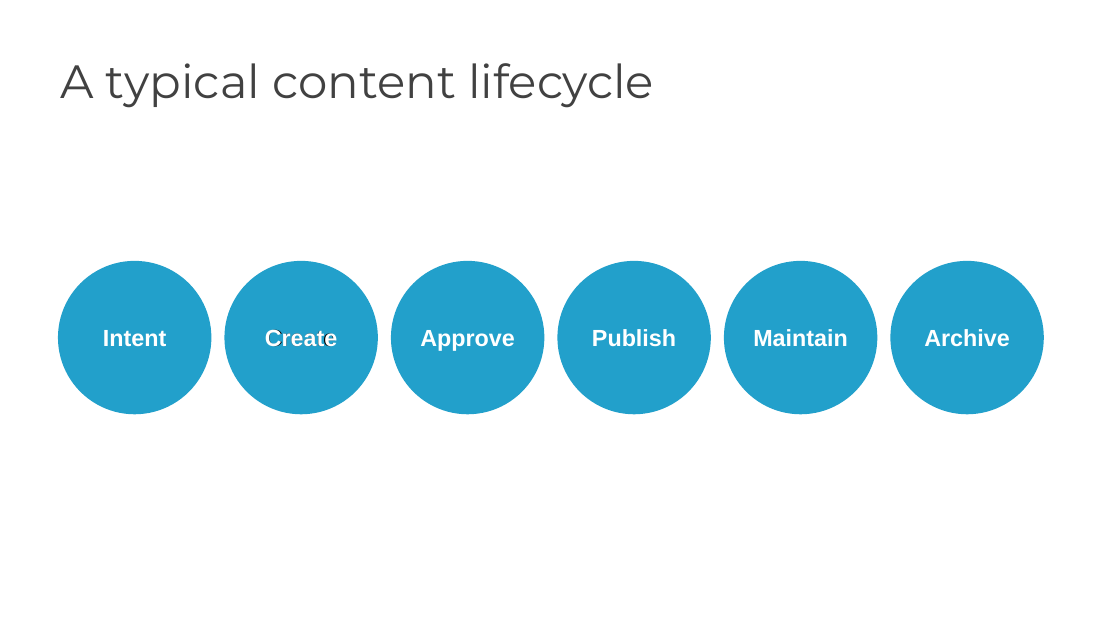
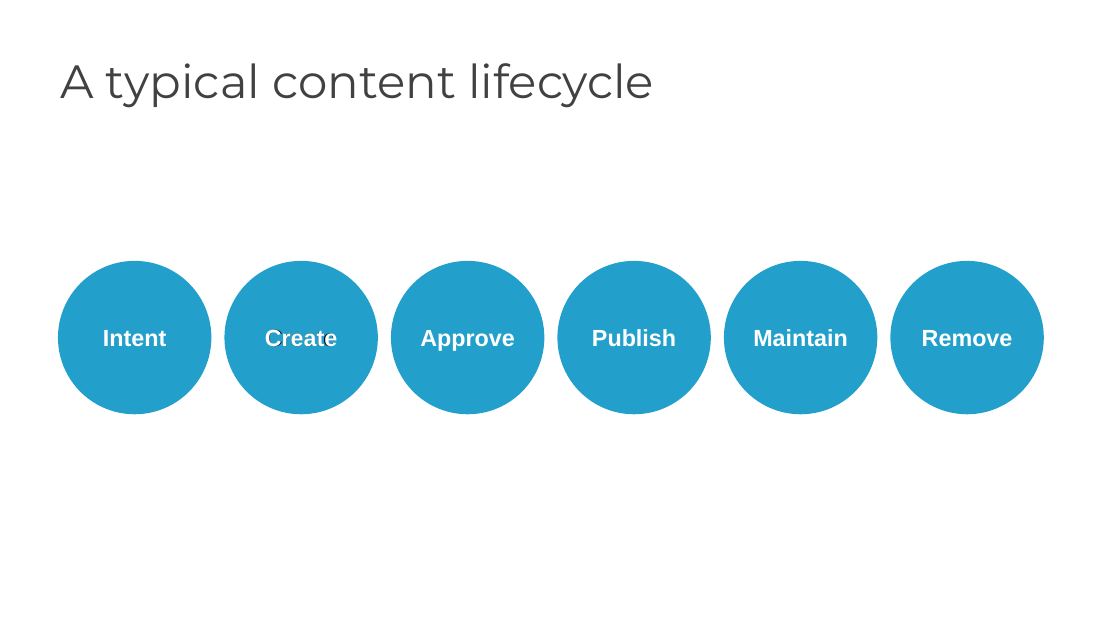
Before and after one commit to govau/service-manual, a slide deck: slide 4 of assets/files/governing-content/content-tasks-skills-workshop.pptx. Drawn at 1120x630 pixels with LibreOffice and Linux fonts; fonts in the diff are those of the drawing; background and template pictures are left out. Boxes give left, top, right and bottom in pixels: in the first picture for what was removed or moved away, otherwise in the second. Text is boxed around its words. In the diff, an @@ line names an element or a change of style, - is before the commit and + after.

```diff
--- a/assets/files/governing-content/content-tasks-skills-workshop.pptx
+++ b/assets/files/governing-content/content-tasks-skills-workshop.pptx
@@ text at <box>922,330,1013,347</box>: text changed @@
-Archive
+Remove
```
Also in this commit, not shown: 6 other slides changed.
